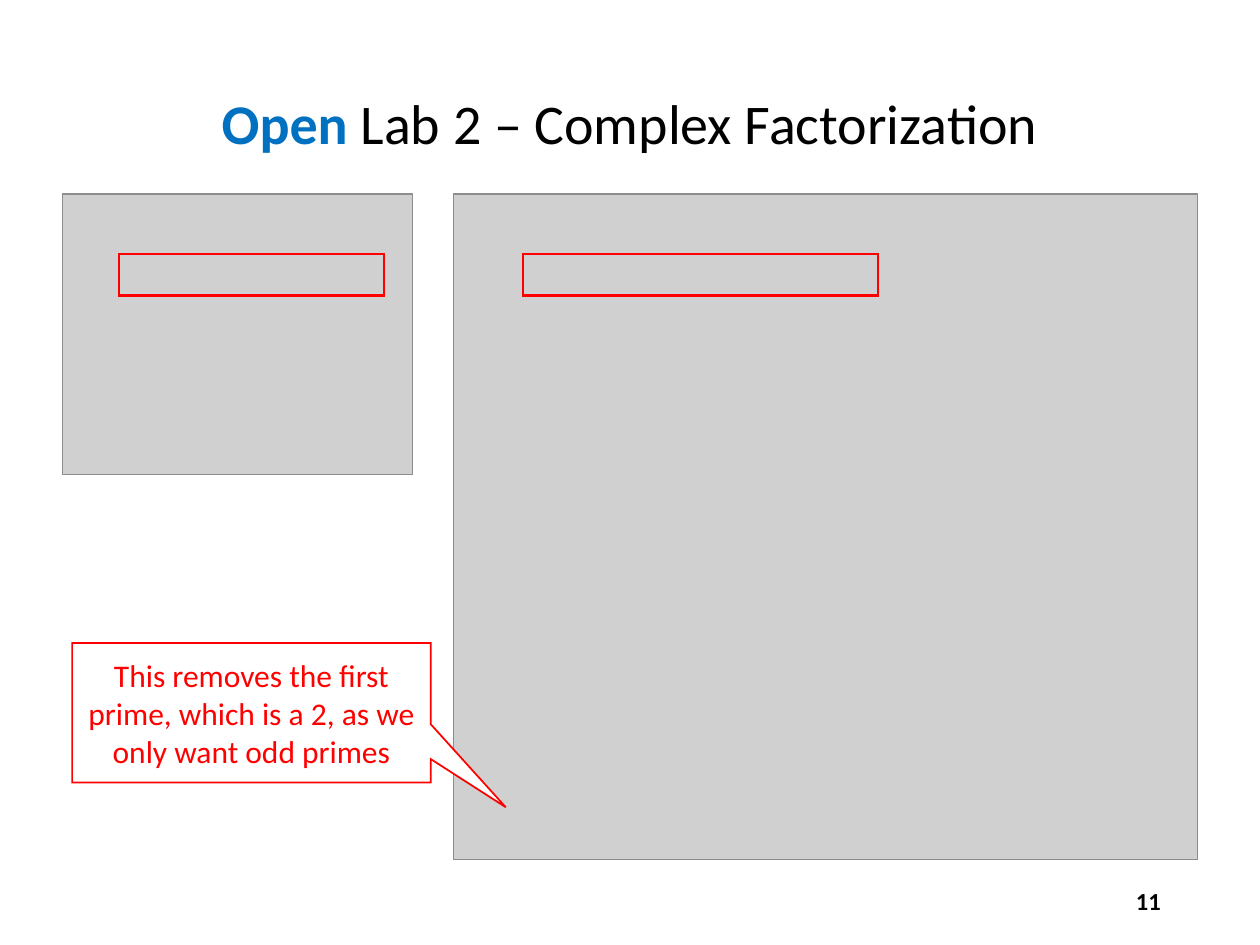
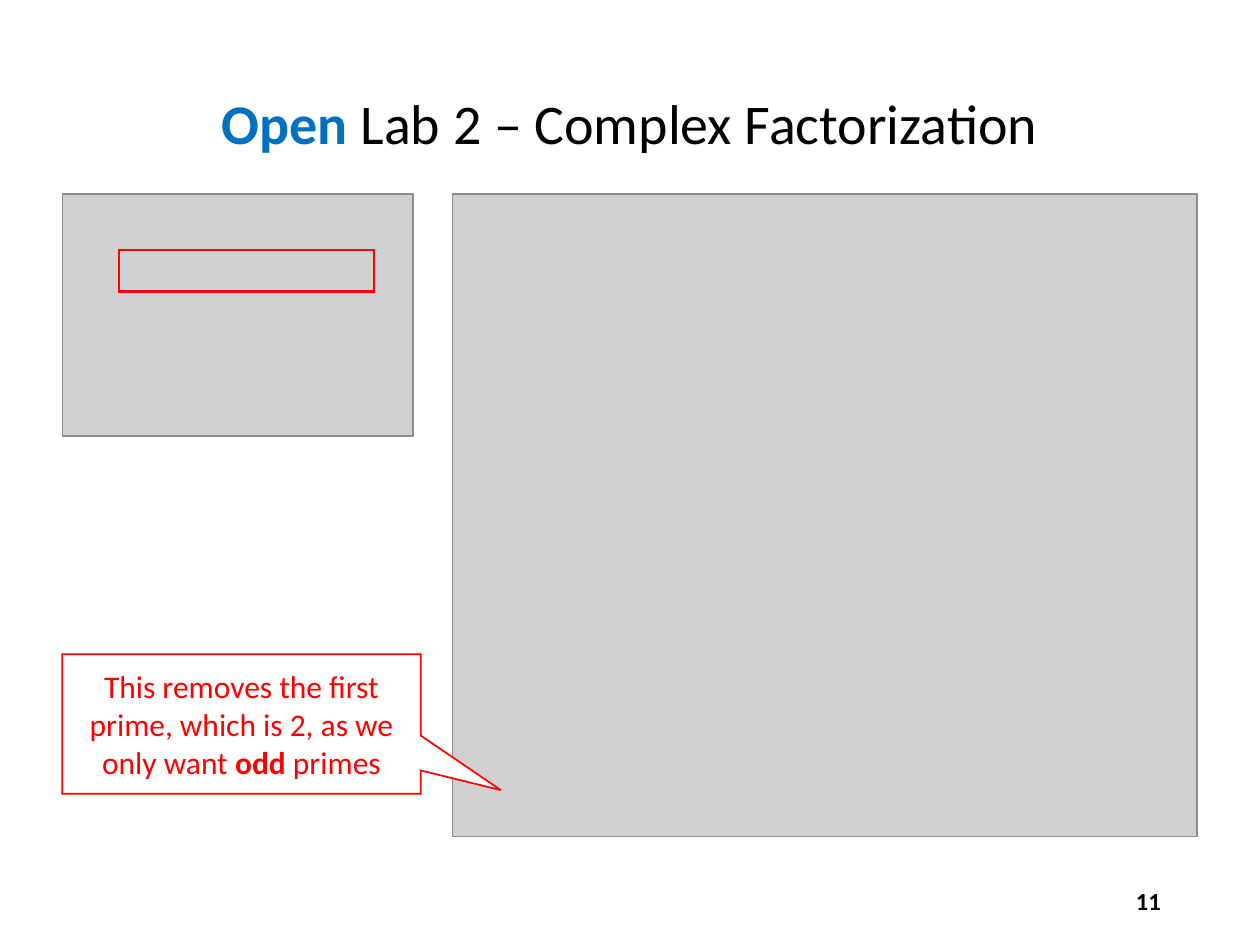
Before and after one commit to dbiersach/scicomp301-cpp-linux, a slide deck: slide 11 of session11/Session 11 - Complex Algebra.pptx. Drawn at 1260x945 pixels with LibreOffice and Linux fonts; fonts in the diff are those of the drawing; grey boxes stand for pictures. Boxes give left, top, right and bottom in pixels: in the first picture for what was removed or moved away, otherwise in the second. Text is boxed around its words. In the diff, an @@ line names an element or a change of style, - is before the commit and + after.

```diff
--- a/session11/Session 11 - Complex Algebra.pptx
+++ b/session11/Session 11 - Complex Algebra.pptx
@@ picture: place and size @@
-picture at [62,194,412,475]
+picture at [62,194,412,436]
@@ picture: place and size @@
-picture at [454,194,1198,859]
+picture at [452,194,1197,837]
@@ rectangle: place and size @@
-rectangle at [118,255,383,296]
+rectangle at [118,249,373,291]
@@ rectangle removed at [523,255,878,296] @@
@@ speech box "This removes the first prime, ...": place and size @@
-speech box "This removes the first prime, ..." at [72,643,431,782]
+speech box "This removes the first prime, ..." at [62,654,421,794]
@@ speech box "This removes the first prime, ..." at [62,654,421,794]: proportions changed @@
@@ text in speech box at [90,676,393,779]: text changed @@
-This removes the first prime, which is a 2, as we only want odd primes
+This removes the first prime, which is 2, as we only want odd primes
```
Also in this commit, not shown: 11 other slides changed, 4 slides added, 1 slide removed, 1 other file.
